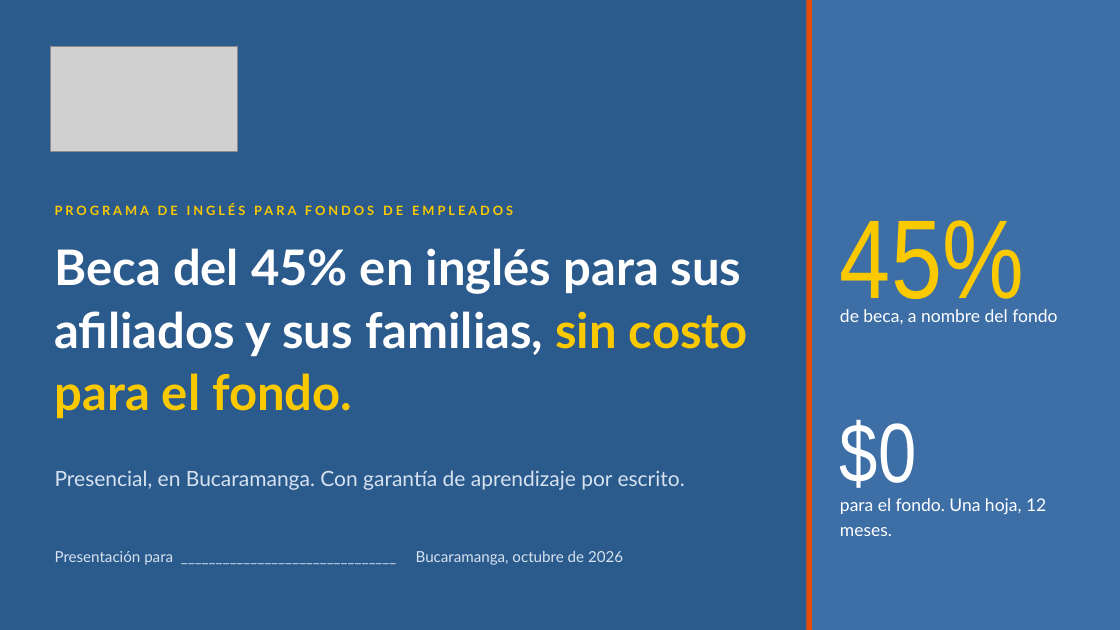
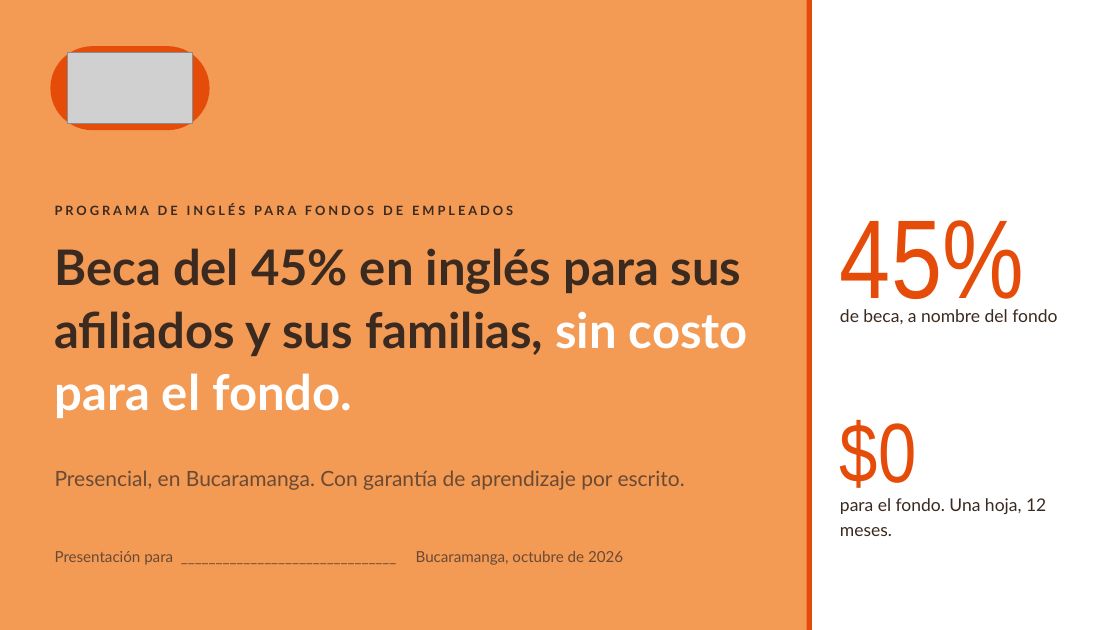
Before and after one commit to gomezrdiana/Plan-academico, a slide deck: slide 1 of recursos/comercial/B2B/PRESENTACION_FONDOS_EMPLEADOS_HEIIU.pptx. Drawn at 1120x630 pixels with LibreOffice and Linux fonts; fonts in the diff are those of the drawing; grey boxes stand for pictures. Boxes give left, top, right and bottom in pixels: in the first picture for what was removed or moved away, otherwise in the second. Text is boxed around its words. In the diff, an @@ line names an element or a change of style, - is before the commit and + after.

```diff
--- a/recursos/comercial/B2B/PRESENTACION_FONDOS_EMPLEADOS_HEIIU.pptx
+++ b/recursos/comercial/B2B/PRESENTACION_FONDOS_EMPLEADOS_HEIIU.pptx
@@ rectangle at [0, 0, 1120, 630]: fill #2B5A8C to #F39A55 @@
@@ rectangle at [807, 0, 1120, 630]: fill #3D6FA6 to #FFFFFF @@
@@ rounded rectangle added at [50, 46, 210, 130], fill #E54C09 @@
@@ picture: place and size @@
-picture at [50, 46, 237, 151]
+picture at [67, 53, 192, 124]
@@ text "PROGRAMA DE INGLÉS PARA FONDOS ..." at [55, 203, 513, 215]: text colour #FBC900 to #3B2A20 @@
@@ text "45%" at [840, 220, 1024, 318]: text colour #FBC900 to #E54C09 @@
@@ text "Beca del 45% en inglés ..." at [55, 248, 748, 418]: text colour #FFFFFF to #3B2A20 in "Beca del 45% en inglés para sus ..."; text colour #FBC900 to #FFFFFF in "sin costo para el fondo." @@
@@ text "de beca, a nombre del ..." at [840, 309, 1057, 324]: text colour #FFFFFF to #3B2A20 @@
@@ text "$0" at [840, 419, 917, 488]: text colour #FFFFFF to #E54C09 @@
@@ text "Presencial, en Bucaramanga. Con garantía ..." at [55, 470, 685, 490]: text colour #D6E2F0 to #6B4A33 @@
@@ text "para el fondo. Una hoja, ..." at [840, 498, 1046, 536]: text colour #FFFFFF to #3B2A20 @@
@@ text "Presentación para _______________________________ Bucaramang ..." at [55, 551, 623, 565]: text colour #D6E2F0 to #6B4A33 @@
```
Also in this commit, not shown: 6 other slides changed, 2 other files.
